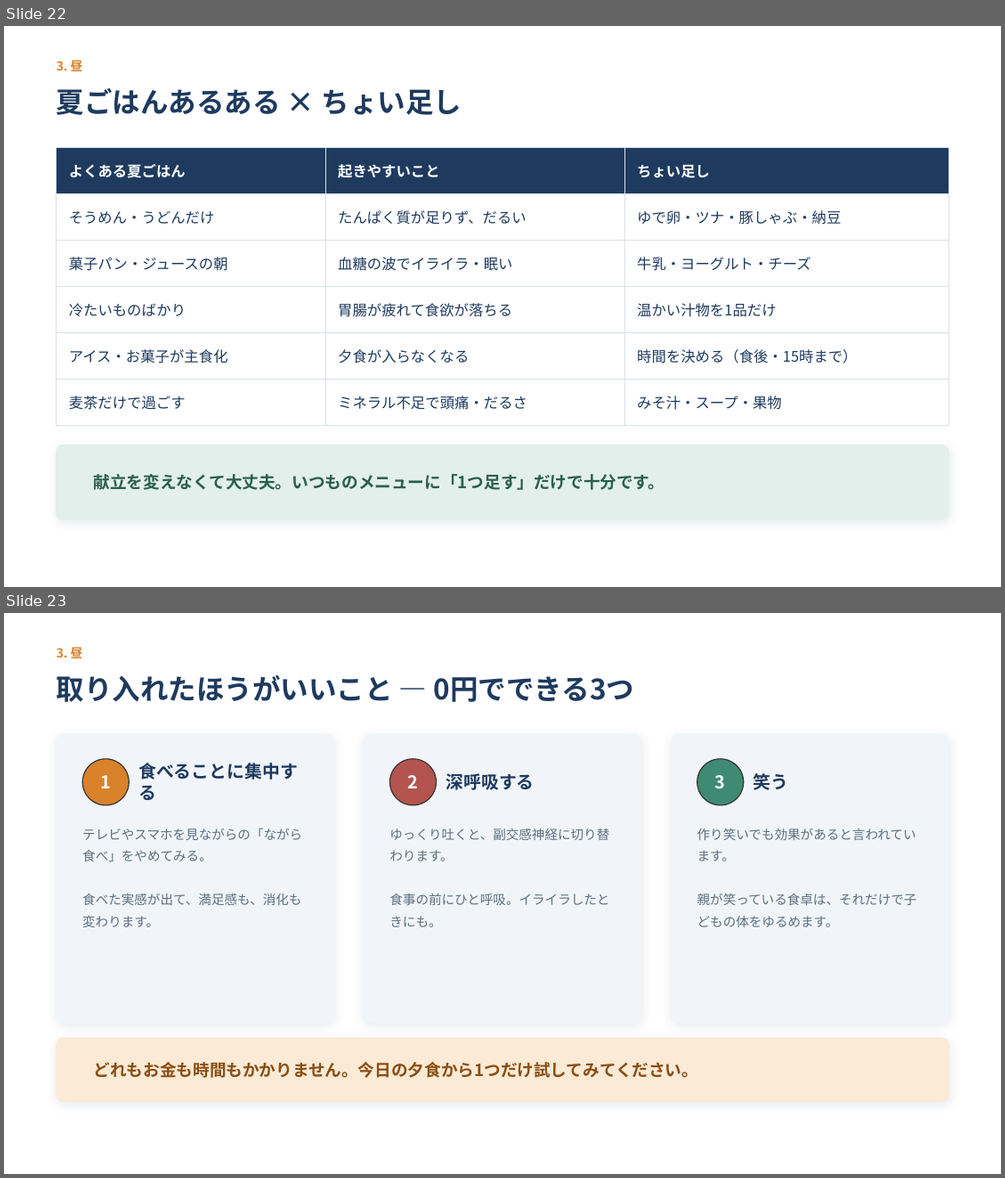
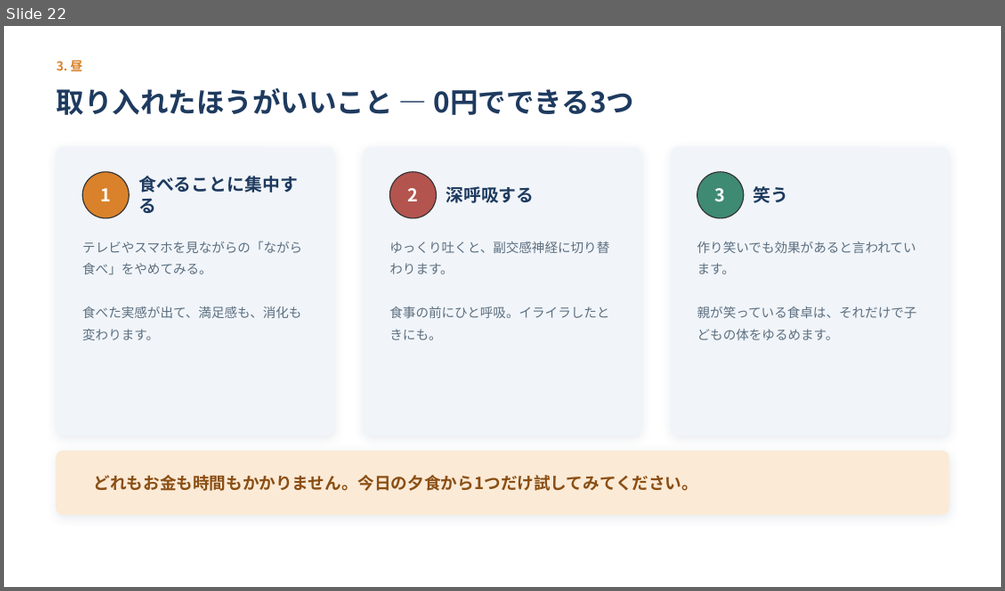
Before and after one commit to xxhmannasuimhxx/-, a slide deck: 夏休みの終わり_第2回_食と生活リズムの整え方.pptx. Shown one above the other, each under a label of ours: slides 22 and 23 before the commit, slide 22 after it. The pictures are 1005x1178 and 1005x591 pixels, drawn with LibreOffice and Linux fonts; fonts in the diff are those of the drawing. Boxes give left, top, right and bottom in pixels: in the first picture for what was removed or moved away, otherwise in the second. Text is boxed around its words. In the diff, an @@ line names an element or a change of style, - is before the commit and + after.

```diff
--- a/夏休みの終わり_第2回_食と生活リズムの整え方.pptx
+++ b/夏休みの終わり_第2回_食と生活リズムの整え方.pptx
@@ slide 22 removed at box(4, 26, 1001, 587), background #FFFFFF @@
@@ text removed at box(57, 59, 83, 75) @@
-3. 昼
@@ text removed at box(57, 88, 462, 115) @@
-夏ごはんあるある × ちょい足し
@@ table removed at box(57, 147, 948, 413), 6 rows, 3 columns @@
-よくある夏ごはん | 起きやすいこと | ちょい足し
-そうめん・うどんだけ | たんぱく質が足りず、だるい | ゆで卵・ツナ・豚しゃぶ・納豆
-菓子パン・ジュースの朝 | 血糖の波でイライラ・眠い | 牛乳・ヨーグルト・チーズ
-冷たいものばかり | 胃腸が疲れて食欲が落ちる | 温かい汁物を1品だけ
-アイス・お菓子が主食化 | 夕食が入らなくなる | 時間を決める（食後・15時まで）
-麦茶だけで過ごす | ミネラル不足で頭痛・だるさ | みそ汁・スープ・果物
@@ rounded rectangle removed at box(57, 445, 948, 520) @@
@@ text removed at box(94, 474, 665, 490) @@
-献立を変えなくて大丈夫。いつものメニューに「1つ足す」だけで十分です。
@@ what was slide 23 is now slide 22 @@
```
Also in this commit, not shown: 2 slides changed, 2 slides added, 3 other slides removed, 1 other file.
